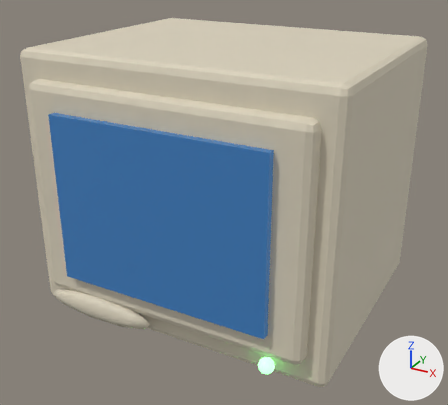
An edit to the glTF model assets/models/computer.glb, drawn before and after from the same camera.
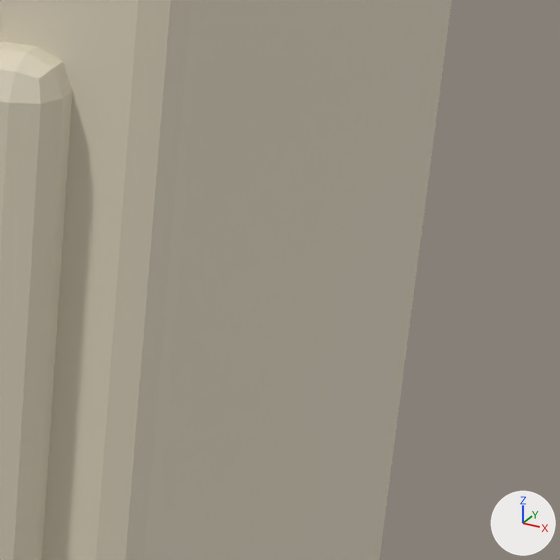
The first picture shows the older version from a 50 mm camera at (0.452, -0.833, 0.596) aimed at (0.001, -0.013, 0.186). The close-ups show the older and then the newer version on the part from 68% to 100% of the width and 26% to 62% of the height of that picture. Only the edits that show in the close-ups are written down. Every picture has the same lights, and +X, +Y and +Z are marked at lower right. Where no turn or scale is listed for an object, it has been applied to the vertices.

Objects in the first close-up: 'bezel', 'body'.
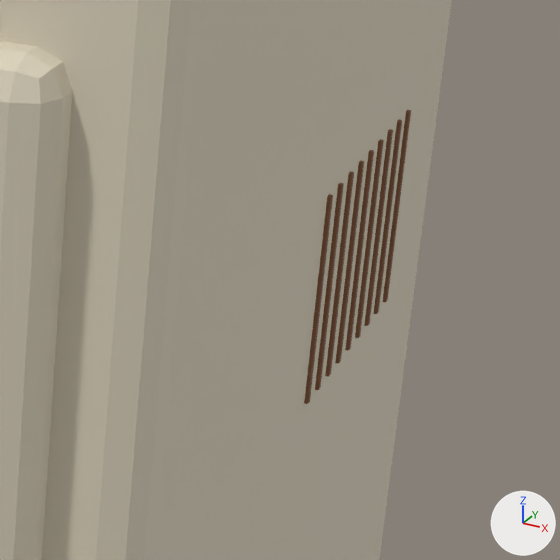
Where the newer file only moved an object's origin or applied its transform, the numbers keep the older frame.

The change, as a diff of the scene's bpy script:
```diff
--- a/assets/models/computer.glb.py
+++ b/assets/models/computer.glb.py
@@ mat_c7d5233 @@
+mat_c7d5233 = principled_material('c7d5233')
+mat_c7d5233.base_color = (0.205, 0.0844, 0.0331)  # brown #7d5233
+mat_c7d5233.roughness = 0.7
@@ me_side_vent_017 @@
+me_side_vent_017.from_pydata(...)  # 56 vertices, 108 faces; spans x -0.001..0.001, y -0.0015..0.0015, z -0.0425..0.0425
+me_side_vent_017.materials.append(mat_c7d5233)  # brown #7d5233
@@ ob_side_vent_017 @@
+ob_side_vent_017 = bpy.data.objects.new('side-vent.017', me_side_vent_017)
+ob_side_vent_017.location = (0.2505, 0.025, 0.255)
@@ ob_side_vent_016 @@
+ob_side_vent_016 = bpy.data.objects.new('side-vent.016', me_side_vent_017.copy())
+ob_side_vent_016.location = (0.2505, 0.04, 0.255)
@@ ob_side_vent_015 @@
+ob_side_vent_015 = bpy.data.objects.new('side-vent.015', me_side_vent_017.copy())
+ob_side_vent_015.location = (0.2505, 0.055, 0.255)
@@ ob_side_vent_014 @@
+ob_side_vent_014 = bpy.data.objects.new('side-vent.014', me_side_vent_017.copy())
+ob_side_vent_014.location = (0.2505, 0.07, 0.255)
@@ ob_side_vent_013 @@
+ob_side_vent_013 = bpy.data.objects.new('side-vent.013', me_side_vent_017.copy())
+ob_side_vent_013.location = (0.2505, 0.085, 0.255)
@@ ob_side_vent_012 @@
+ob_side_vent_012 = bpy.data.objects.new('side-vent.012', me_side_vent_017.copy())
+ob_side_vent_012.location = (0.2505, 0.1, 0.255)
@@ ob_side_vent_011 @@
+ob_side_vent_011 = bpy.data.objects.new('side-vent.011', me_side_vent_017.copy())
+ob_side_vent_011.location = (0.2505, 0.115, 0.255)
@@ ob_side_vent_010 @@
+ob_side_vent_010 = bpy.data.objects.new('side-vent.010', me_side_vent_017.copy())
+ob_side_vent_010.location = (0.2505, 0.13, 0.255)
@@ ob_side_vent_009 @@
+ob_side_vent_009 = bpy.data.objects.new('side-vent.009', me_side_vent_017.copy())
+ob_side_vent_009.location = (0.2505, 0.145, 0.255)
```

What differs and where, as boxes (x1, y1, x2, y2) in the close-ups (560 x 560 px):
'side-vent.017', added (brown): after (304, 194, 333, 404)
'side-vent.016', added (brown): after (315, 183, 344, 390)
'side-vent.015', added (brown): after (325, 171, 354, 377)
'side-vent.014', added (brown): after (336, 160, 364, 363)
'side-vent.013', added (brown): after (345, 150, 374, 351)
'side-vent.012', added (brown): after (355, 139, 384, 338)
'side-vent.011', added (brown): after (364, 129, 393, 326)
'side-vent.010', added (brown): after (374, 119, 402, 314)
'side-vent.009', added (brown): after (383, 110, 411, 302)
